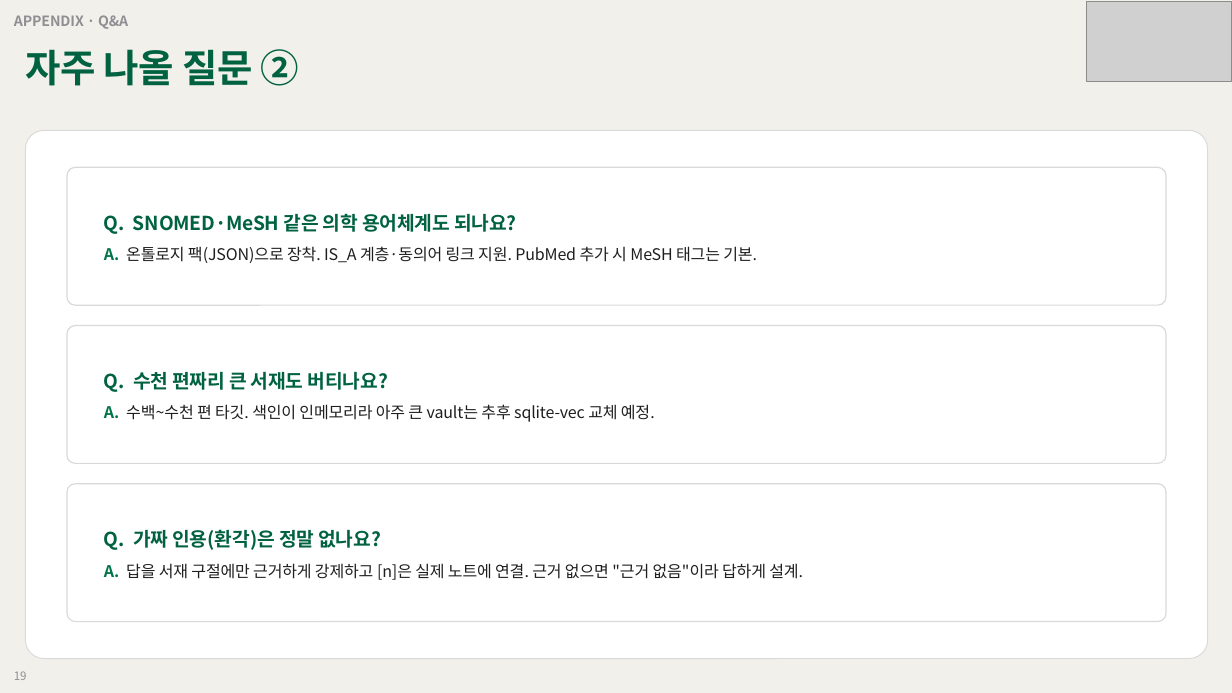
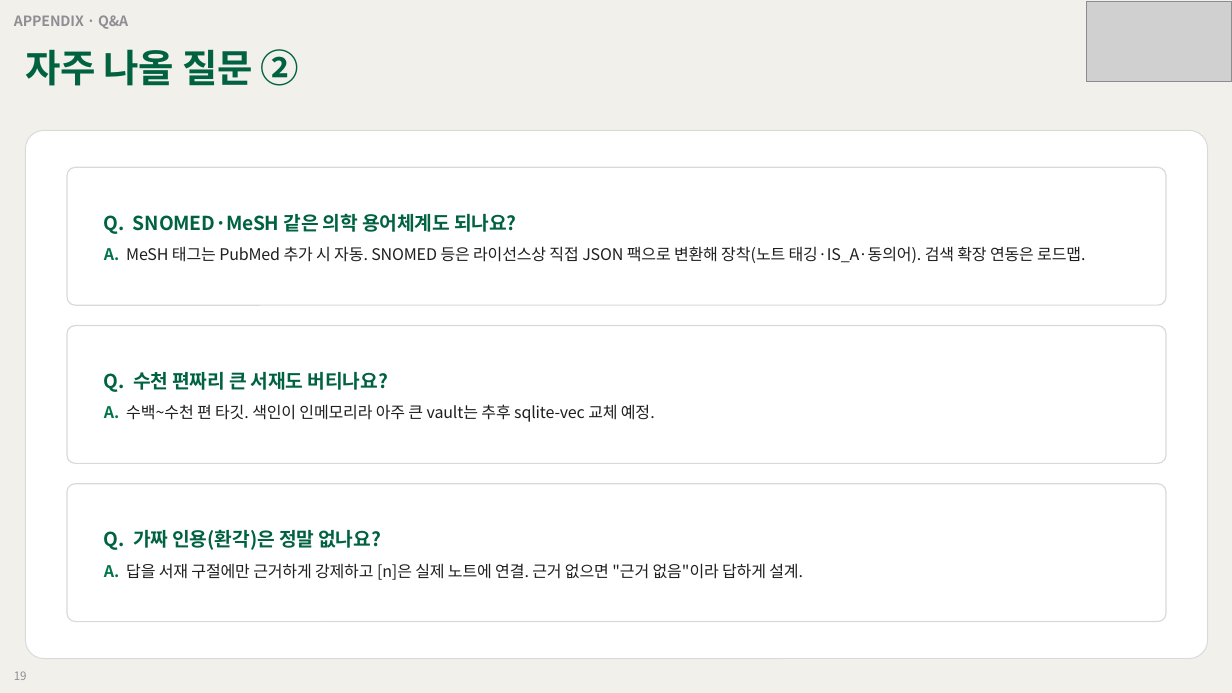
Before and after one commit to grotyx/rag-obsidian, a slide deck: slide 19 of presentation/rag_obsidian_deck.pptx. Drawn at 1232x693 pixels with LibreOffice and Linux fonts; fonts in the diff are those of the drawing; grey boxes stand for pictures. Boxes give left, top, right and bottom in pixels: in the first picture for what was removed or moved away, otherwise in the second. Text is boxed around its words. In the diff, an @@ line names an element or a change of style, - is before the commit and + after.

```diff
--- a/presentation/rag_obsidian_deck.pptx
+++ b/presentation/rag_obsidian_deck.pptx
@@ text at [104,246,1085,263]: text changed @@
-A. 온톨로지 팩(JSON)으로 장착. IS_A 계층·동의어 링크 지원. PubMed 추가 시 MeSH 태그는 기본.
+A. MeSH 태그는 PubMed 추가 시 자동. SNOMED 등은 라이선스상 직접 JSON 팩으로 변환해 장착(노트 태깅·IS_A·동의어). 검색 확장 연동은 로드맵.
```
Also in this commit, not shown: 3 other files.
